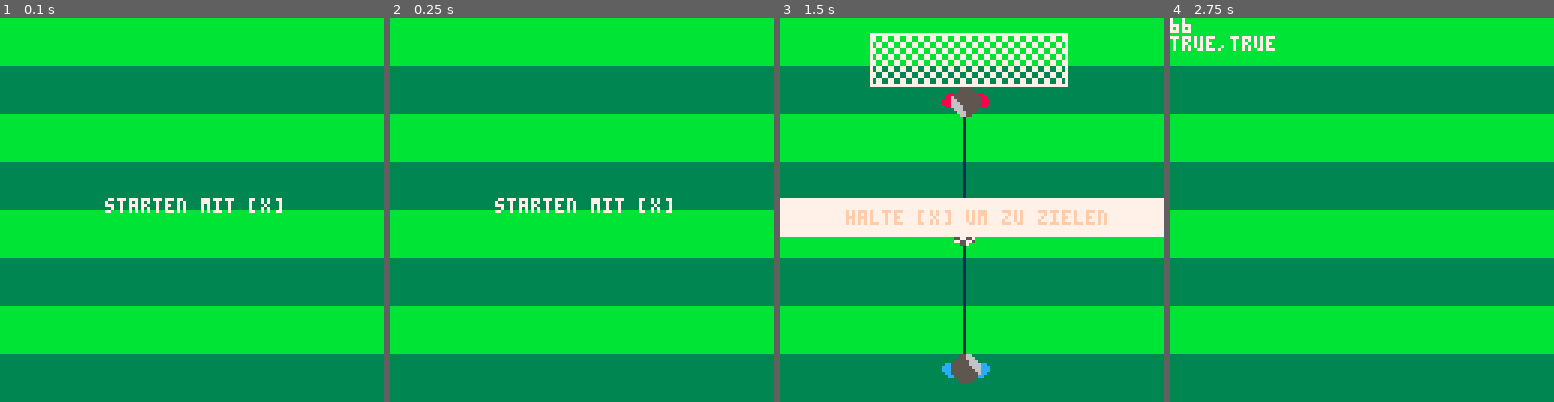
Above: before the commit, frames 1-4 (left to right).
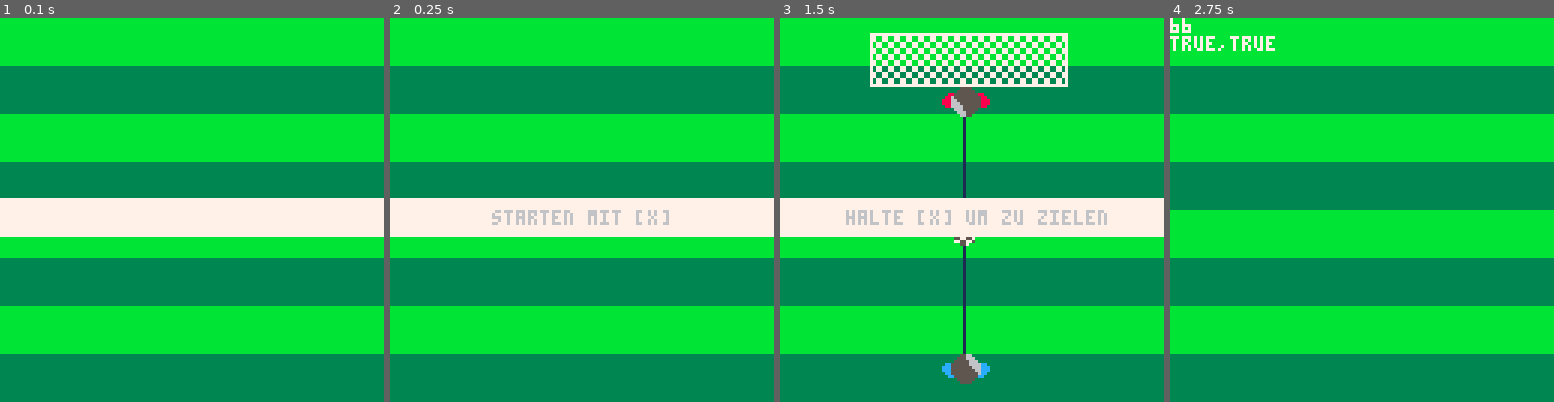
Above: after the commit, the same moments.

Repository: zothynine/torchance
Game: PICO-8 cartridge elfmeter.p8
Same seed, same stepped clock (60 frames per second), same inputs: the game is played once before the commit and once after it.
Inputs:
- Up to frame 1 (0.1 s): no input
- Up to frame 2 (0.25 s): no input
- Up to frame 3 (1.5 s): tap X (X key) at 1.07 s
- Up to frame 4 (2.75 s): tap X (X key) at 2.07, 2.4, 2.73 s

The runs differ from the first frame. In frame 1, 9.4% of the frame differs, in the area x 0-100%, y 46-58%; in frame 2, 9.5%; in frame 3, 1.0%; in frame 4, nothing differs.

Commit message:
Better blinking text everywhere

Diff:
--- a/elfmeter.p8
+++ b/elfmeter.p8
@@ -22,10 +22,11 @@
 end
 
 --juicyness
+
+--blink hint texts
 function blink_hint_txt()
 
-	if hint.blinktimer == 6 then
-
+	if hint.blinktimer == 8 then
  	hint.colpos += 1
 
  	if hint.colpos > #hint.colors then
@@ -52,7 +52,11 @@
 function draw_start()
 	cls()
 	draw_field()
-	print("starten mit [x]",35,60,7)
+
+	--show start hint
+	blink_hint_txt()
+	rectfill(0,60,127,72,7)
+	print("starten mit [x]",34,64,hint.txtcol)
 end
 -->8
 --aim
@@ -107,6 +111,8 @@
 	--goalie
 	spr(1,54,20,2,2,1,1)
 	pal()
+
+	--show aiming hint
 	if not aiming.started then
 		blink_hint_txt()
 		rectfill(0,60,127,72,7)
@@ -171,7 +177,7 @@
 	aim_x = 62
 	kicking.started = false
 	kicking.ended = false
-	hint.colors = {15,14,6,14}
+	hint.colors = {7,6,5,5,6}
 	hint.colpos = 1
 	hint.txtcol = hint.colors[1]
 	hint.blinktimer = 0
